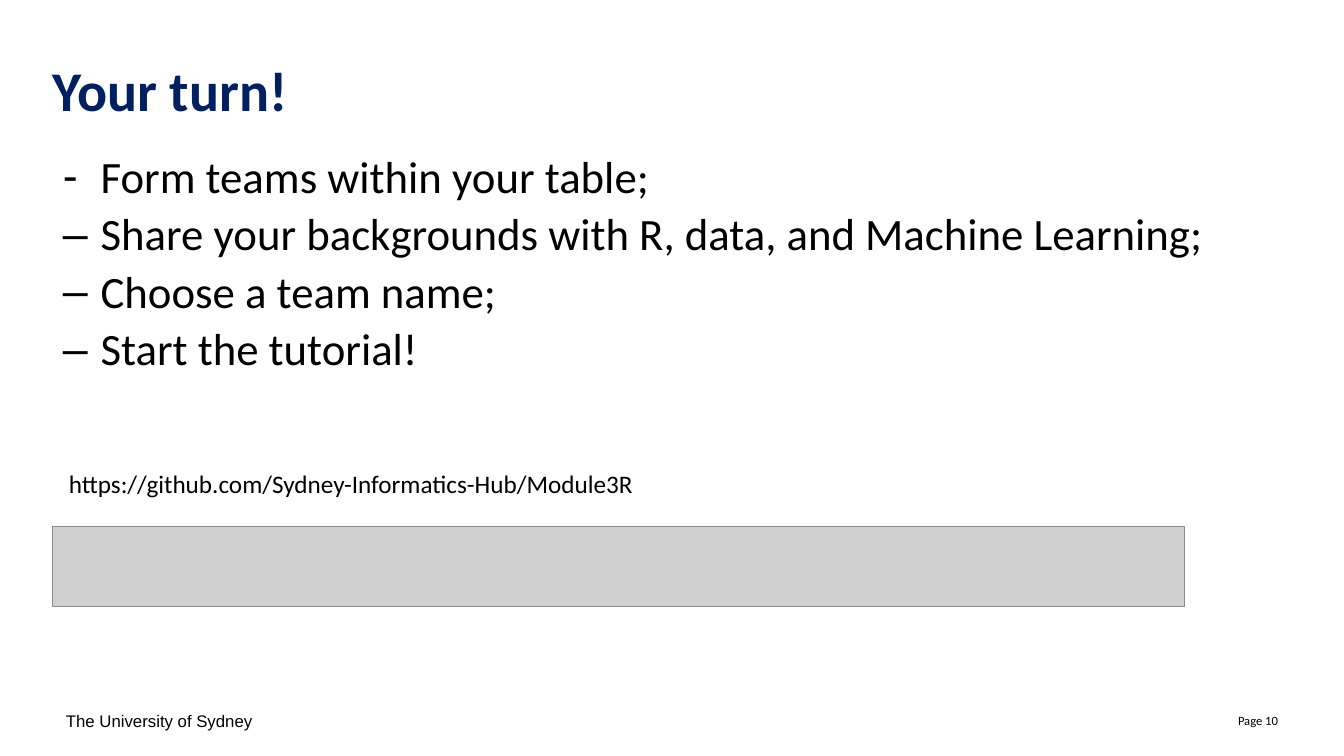
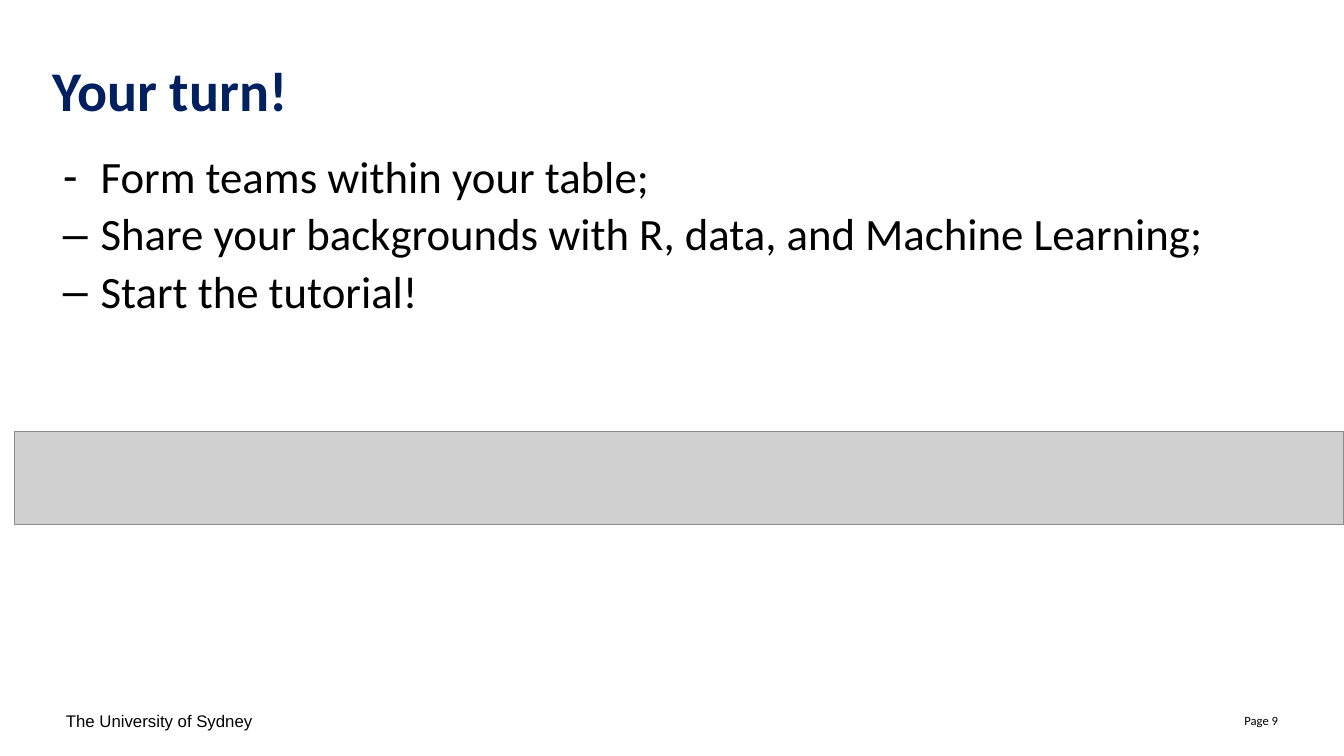
Before and after one commit to Sydney-Informatics-Hub/Module3R, a slide deck: slide 9 of slides/Module3R.pptx (slide 10 before the commit). Drawn at 1344x756 pixels with LibreOffice and Linux fonts; fonts in the diff are those of the drawing; grey boxes stand for pictures. Boxes give left, top, right and bottom in pixels: in the first picture for what was removed or moved away, otherwise in the second. Text is boxed around its words. In the diff, an @@ line names an element or a change of style, - is before the commit and + after.

Commit message:
update slides

```diff
--- a/slides/Module3R.pptx
+++ b/slides/Module3R.pptx
@@ text at [101,277,496,314]: paragraph removed @@
-– Choose a team name;
@@ picture: place and size @@
-picture at [52,527,1185,607]
+picture at [14,432,1344,524]
@@ text removed at [69,475,633,498] @@
-https://github.com/Sydney-Informatics-Hub/Module3R
@@ page number at [1244,717,1278,727]: text changed @@
-Page 10
+Page 9
```
Also in this commit, not shown: 2 other slides changed, 1 slide added, 1 slide removed.
